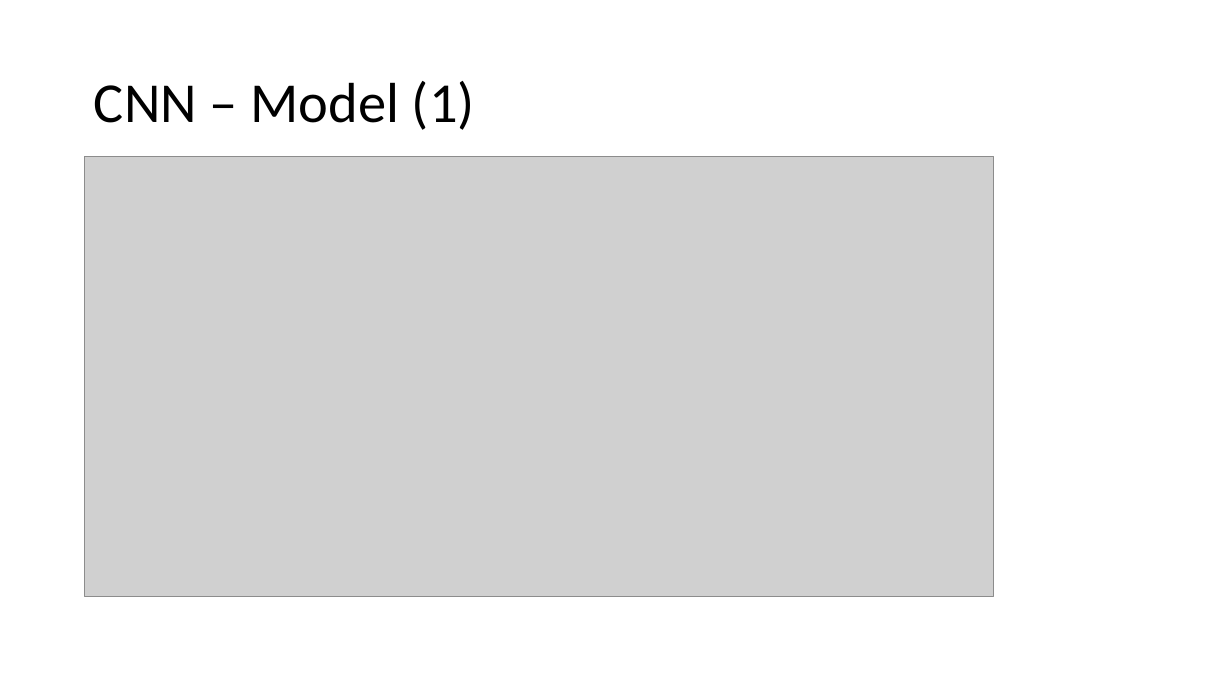
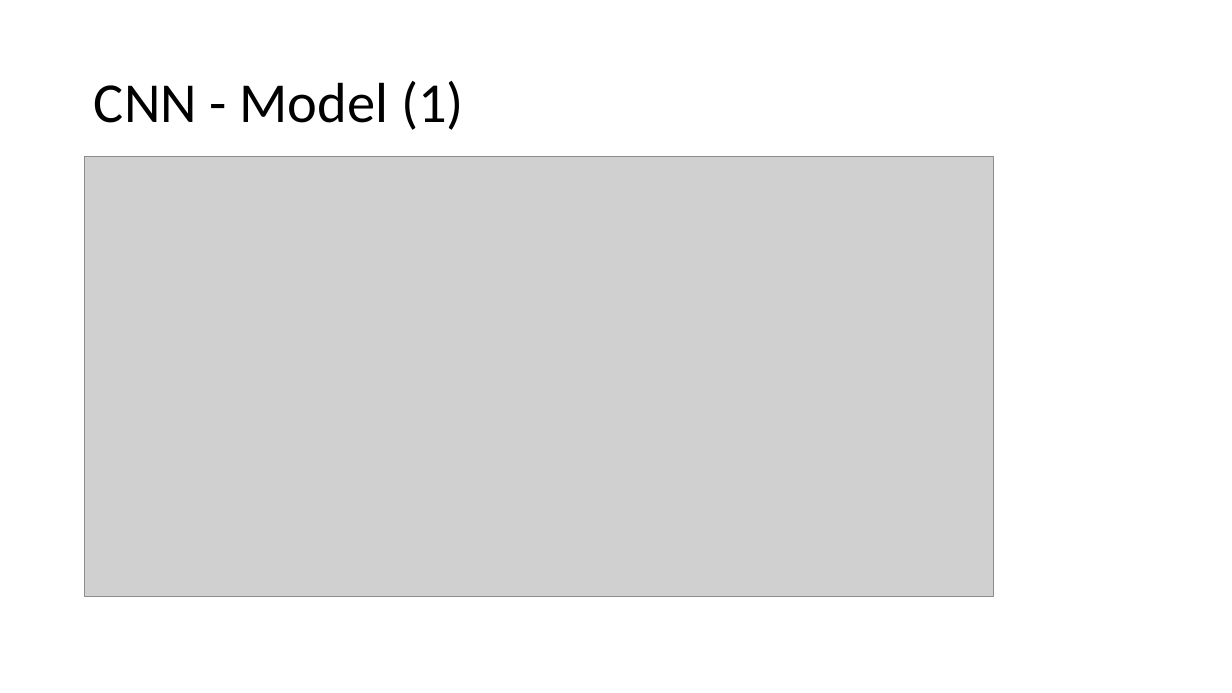
Before and after one commit to ageinpee/ComputerVision, a slide deck: slide 8 of project/Präsentation CV-Prak [Di].pptx. Drawn at 1232x693 pixels with LibreOffice and Linux fonts; fonts in the diff are those of the drawing; grey boxes stand for pictures. Boxes give left, top, right and bottom in pixels: in the first picture for what was removed or moved away, otherwise in the second. Text is boxed around its words. In the diff, an @@ line names an element or a change of style, - is before the commit and + after.

```diff
--- a/project/Präsentation CV-Prak [Di].pptx
+++ b/project/Präsentation CV-Prak [Di].pptx
@@ title at [94, 81, 464, 130]: text changed @@
-CNN – Model (1)
+CNN - Model (1)
```
Also in this commit, not shown: 5 other slides changed.
